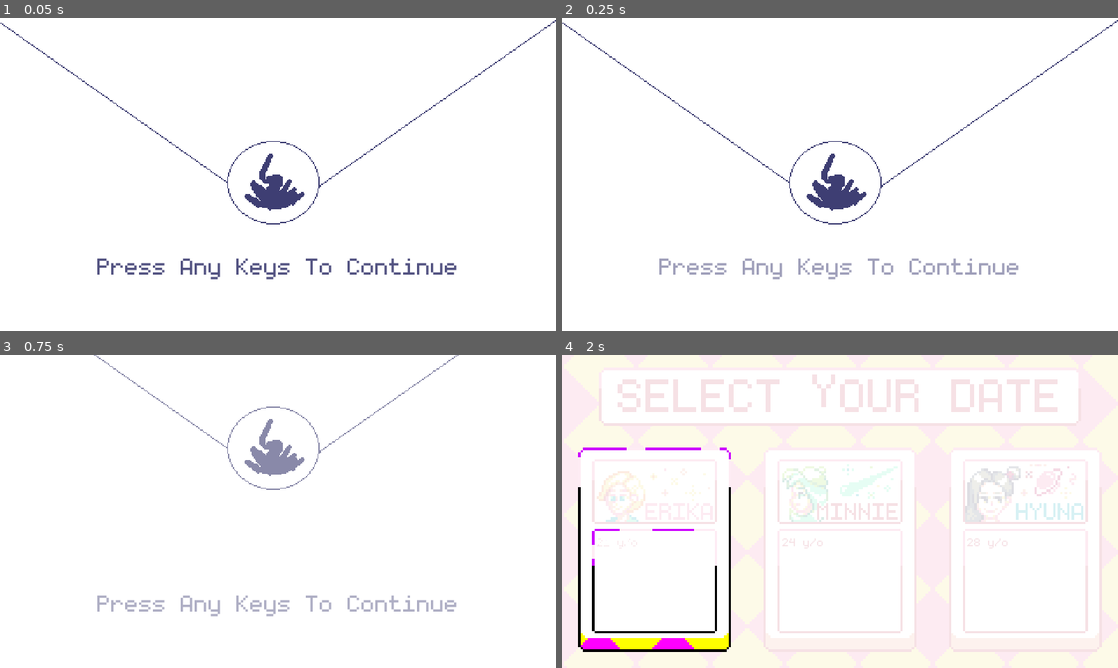
Above: before the commit, frames 1-4 (two rows, left to right).
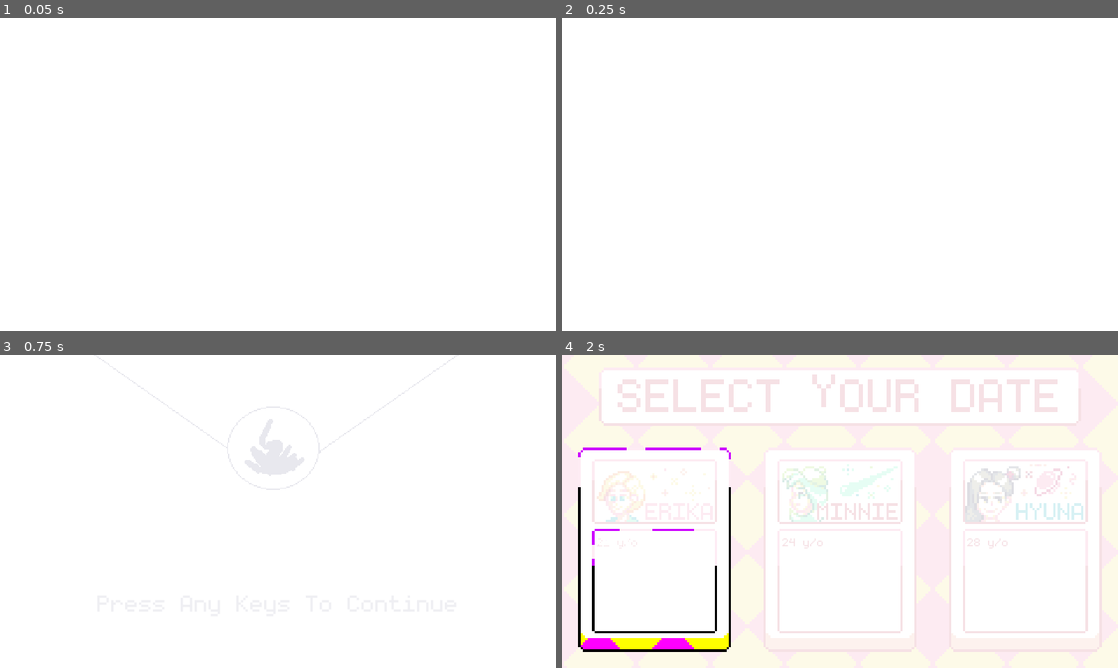
Above: after the commit, the same moments.

Repository: MaiGamesDev/PixelMate
Game: Godot game, scene res://Source/Main/StartMenu.tscn
The game is run twice, just before and just after one commit, with the same random seed, the same clock (stepped at 60 frames per second) and the same inputs. This scene is started directly instead of the project's main scene.
Inputs (mouse positions are in pixels of both pictures, inside the frame that each line leads up to):
- Up to frame 1 (0.05 s): no input
- Up to frame 2 (0.25 s): no input
- Up to frame 3 (0.75 s): tap Enter at 0.5 s; move the mouse to (400, 495) at 0.52 s; click (400, 495) at 0.67 s
- Up to frame 4 (2 s): move the mouse to (728, 527) at 1.27 s; click (728, 527) at 1.42 s

The runs differ from the first frame. In frame 1, 2.4% of the frame differs, in the area x 0-100%, y 0-84%; in frame 2, 2.4%; in frame 3, 2.1%; in frame 4, nothing differs.

Commit message:
add fade effects in startmenu

Diff:
--- a/PM/Source/Main/StartMenu.gd
+++ b/PM/Source/Main/StartMenu.gd
@@ -1,6 +1,11 @@
 extends Node
 
 var is_started = false
+
+onready var player = $AnimationPlayer
+
+func play_idle():
+	player.play("idle")
 
 func go_levelSelect():
 	get_tree().change_scene("res://Source/Main/LevelSelect.tscn")
@@ -8,5 +13,5 @@
 func _input(event):
 	if event is InputEventKey or event is InputEventMouseButton:
 		if !is_started:
-			$AnimationPlayer.play("start")
+			player.play("start")
 			is_started = true
--- a/PM/Source/Main/StartMenu.tscn
+++ b/PM/Source/Main/StartMenu.tscn
@@ -57,6 +57,47 @@
 "transitions": PoolRealArray( 1 ),
 "update": 0,
 "values": [ Color( 1, 1, 1, 1 ) ]
+}
+tracks/4/type = "value"
+tracks/4/path = NodePath("Transition:modulate")
+tracks/4/interp = 1
+tracks/4/loop_wrap = true
+tracks/4/imported = false
+tracks/4/enabled = true
+tracks/4/keys = {
+"times": PoolRealArray( 0 ),
+"transitions": PoolRealArray( 1 ),
+"update": 0,
+"values": [ Color( 1, 1, 1, 1 ) ]
+}
+
+[sub_resource type="Animation" id=5]
+resource_name = "fadein"
+tracks/0/type = "value"
+tracks/0/path = NodePath("Transition:modulate")
+tracks/0/interp = 1
+tracks/0/loop_wrap = true
+tracks/0/imported = false
+tracks/0/enabled = true
+tracks/0/keys = {
+"times": PoolRealArray( 0, 0.4, 1 ),
+"transitions": PoolRealArray( 1, 1, 1 ),
+"update": 0,
+"values": [ Color( 1, 1, 1, 1 ), Color( 1, 1, 1, 1 ), Color( 1, 1, 1, 0 ) ]
+}
+tracks/1/type = "method"
+tracks/1/path = NodePath(".")
+tracks/1/interp = 1
+tracks/1/loop_wrap = true
+tracks/1/imported = false
+tracks/1/enabled = true
+tracks/1/keys = {
+"times": PoolRealArray( 1 ),
+"transitions": PoolRealArray( 1 ),
+"values": [ {
+"args": [  ],
+"method": "play_idle"
+} ]
 }
 
 [sub_resource type="Animation" id=4]
@@ -157,7 +198,16 @@
 }
 
 [node name="AnimationPlayer" type="AnimationPlayer" parent="."]
-autoplay = "idle"
+autoplay = "fadein"
 anims/RESET = SubResource( 2 )
+anims/fadein = SubResource( 5 )
 anims/idle = SubResource( 4 )
 anims/start = SubResource( 3 )
+
+[node name="Transition" type="ColorRect" parent="."]
+margin_right = 480.0
+margin_bottom = 270.0
+mouse_filter = 2
+__meta__ = {
+"_edit_use_anchors_": false
+}
Not shown: 1 places in PM/Source/Main/StartMenu.tscn that only renumber resources
